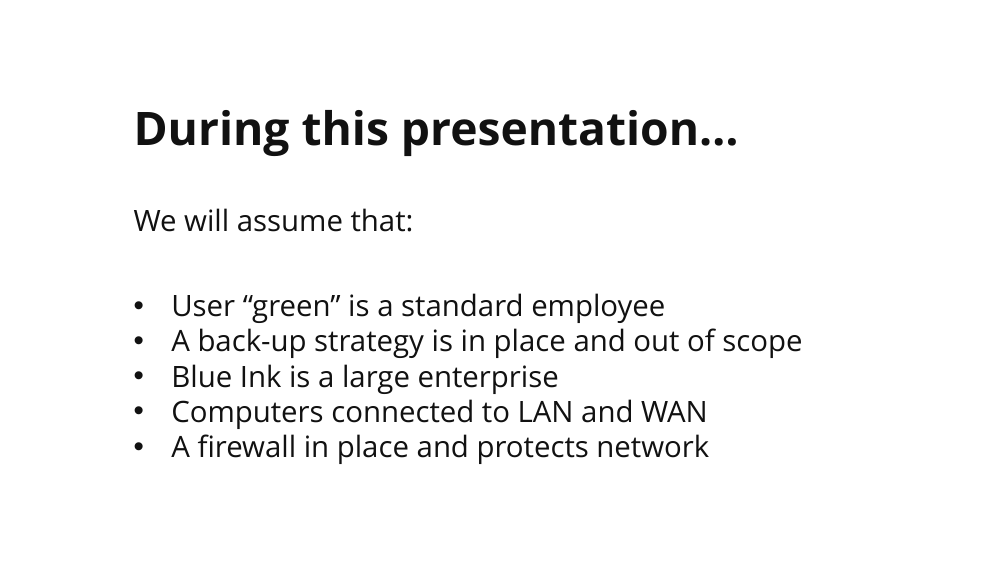
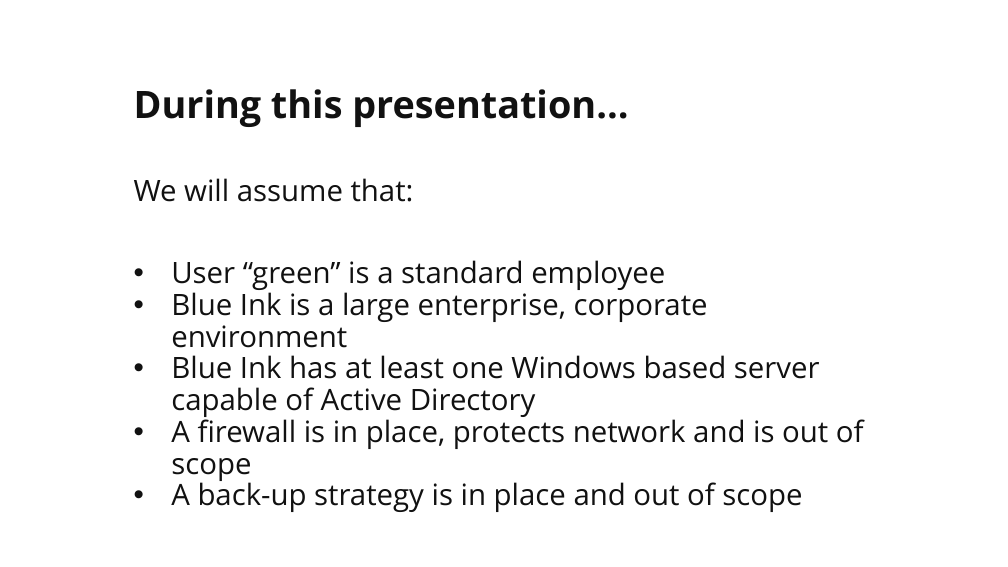
Before and after one commit to martymcflywa/ecu, a slide deck: slide 3 of year_1/sem_2/CSI1101_computer_security/0b_assignment_2_[22MAY15_0900]/dev/CSI1101_PONCE_A2_v02.pptx (slide 4 before the commit). Drawn at 1008x567 pixels with LibreOffice and Linux fonts; fonts in the diff are those of the drawing. Boxes give left, top, right and bottom in pixels: in the first picture for what was removed or moved away, otherwise in the second. Text is boxed around its words. In the diff, an @@ line names an element or a change of style, - is before the commit and + after.

```diff
--- a/year_1/sem_2/CSI1101_computer_security/0b_assignment_2_[22MAY15_0900]/dev/CSI1101_PONCE_A2_v02.pptx
+++ b/year_1/sem_2/CSI1101_computer_security/0b_assignment_2_[22MAY15_0900]/dev/CSI1101_PONCE_A2_v02.pptx
@@ title "During this presentation… We will ...": place and size @@
-title "During this presentation… We will ..." at <box>134,110,739,232</box>
+title "During this presentation… We will ..." at <box>134,89,628,202</box>
@@ title "During this presentation… We will ..." at <box>134,89,628,202</box>: size 44 to 36 pt in "During this presentation…" @@
@@ text "User “green” is a standard ...": place and size @@
-text "User “green” is a standard ..." at <box>171,293,802,464</box>
+text "User “green” is a standard ..." at <box>171,260,864,512</box>
@@ text at <box>171,260,802,512</box>: line spacing 1 to 0.9 @@
@@ text at <box>171,288,864,481</box>: paragraphs added @@
+• Blue Ink is a large enterprise, corporate environment
+• Blue Ink has at least one Windows based server capable of Active Directory
+• A firewall is in place, protects network and is out of scope
@@ text at <box>171,364,709,464</box>: paragraphs removed @@
-• Blue Ink is a large enterprise
-• Computers connected to LAN and WAN
-• A firewall in place and protects network
```
Also in this commit, not shown: 17 other slides changed, 19 slides added, 47 slides removed, 1 other file.
